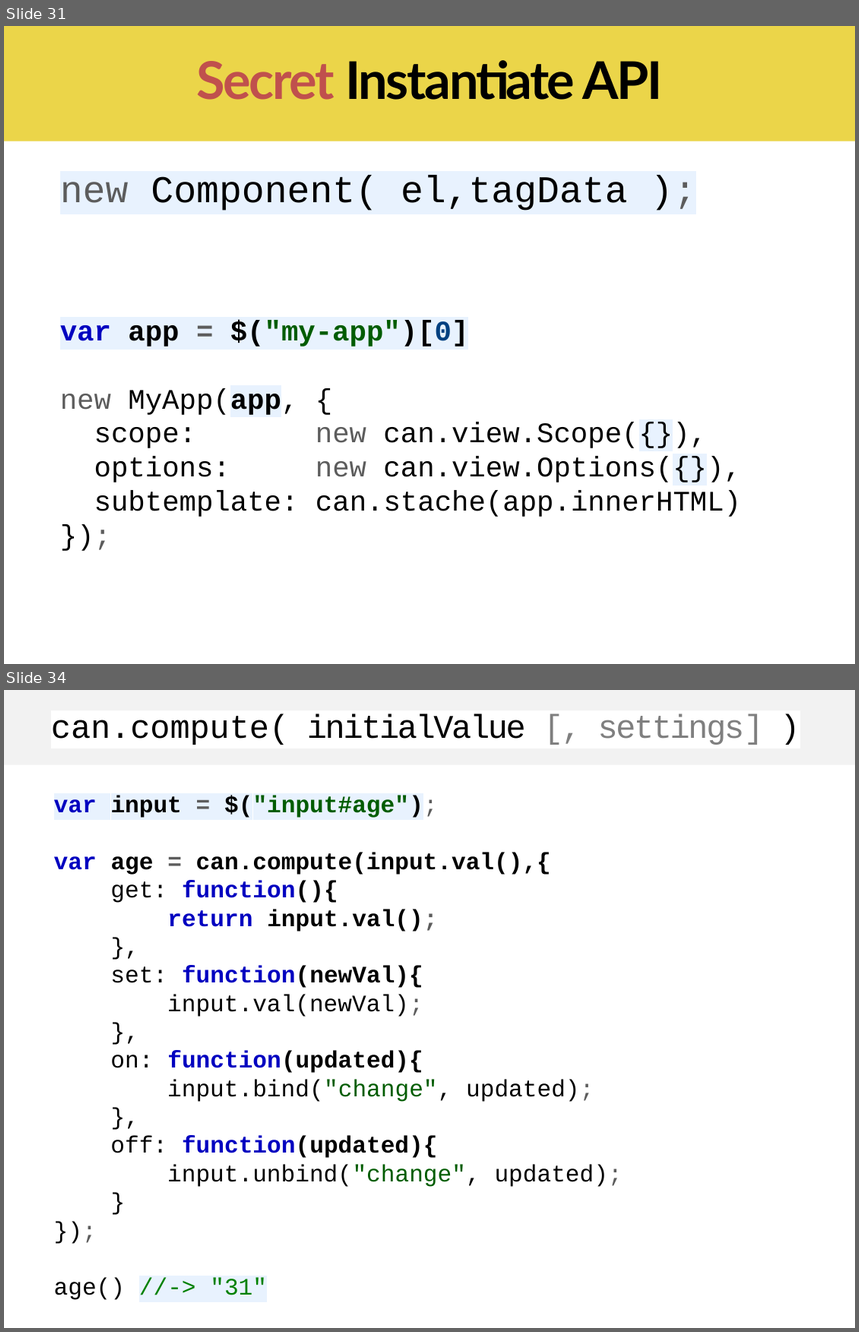
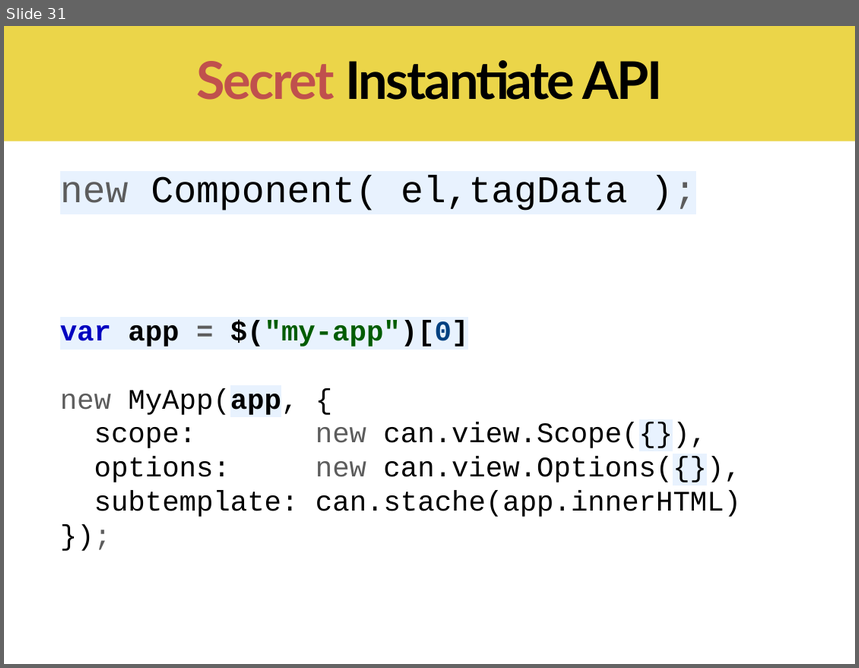
Before and after one commit to canjs/can-meetup, a slide deck: 6_component/canjs-component.pptx. Shown one above the other, each under a label of ours: slides 31 and 34 before the commit, slide 31 after it; the slides between them are not shown. The pictures are 859x1332 and 859x668 pixels, drawn with LibreOffice and Linux fonts; fonts in the diff are those of the drawing. Boxes give left, top, right and bottom in pixels: in the first picture for what was removed or moved away, otherwise in the second. Text is boxed around its words. In the diff, an @@ line names an element or a change of style, - is before the commit and + after.

```diff
--- a/6_component/canjs-component.pptx
+++ b/6_component/canjs-component.pptx
@@ slide 34 removed at (4,690,855,1328), background #FFFFFF @@
@@ rectangle removed at (4,690,855,765) @@
@@ text removed at (51,714,765,745) @@
-can.compute( initialValue [, settings] )
@@ text removed at (54,796,623,1187) @@
-var input = $("input#age");
-var age = can.compute(input.val(),{
-get: function(){
-return input.val();
-},
-set: function(newVal){
-input.val(newVal);
-},
-on: function(updated){
-input.bind("change", updated);
-},
-off: function(updated){
-input.unbind("change", updated);
-}
-});
-age() //-> "31"
```
Also in this commit, not shown: 7 slides changed, 6 slides added, 19 other slides removed, 16 other files.
